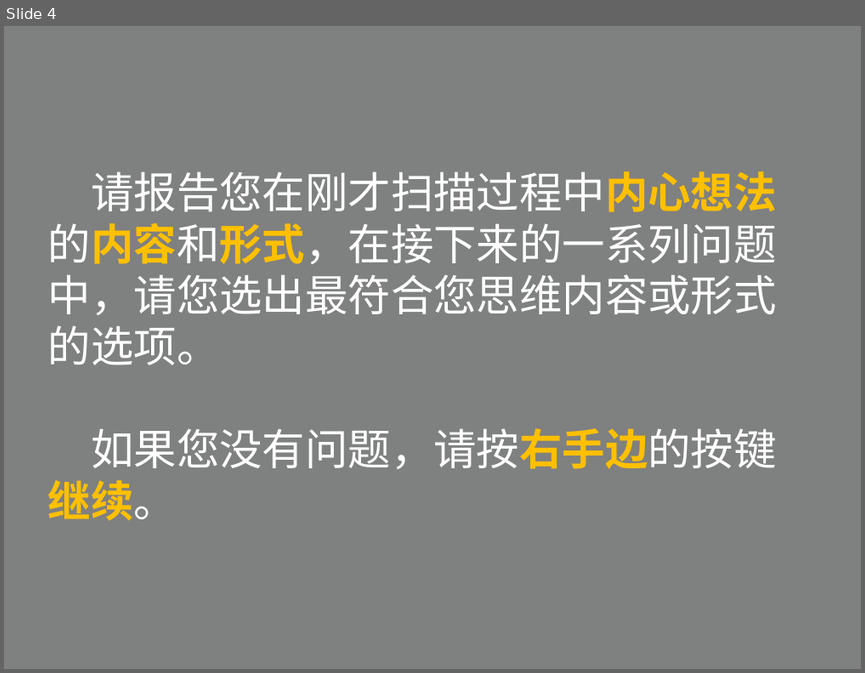
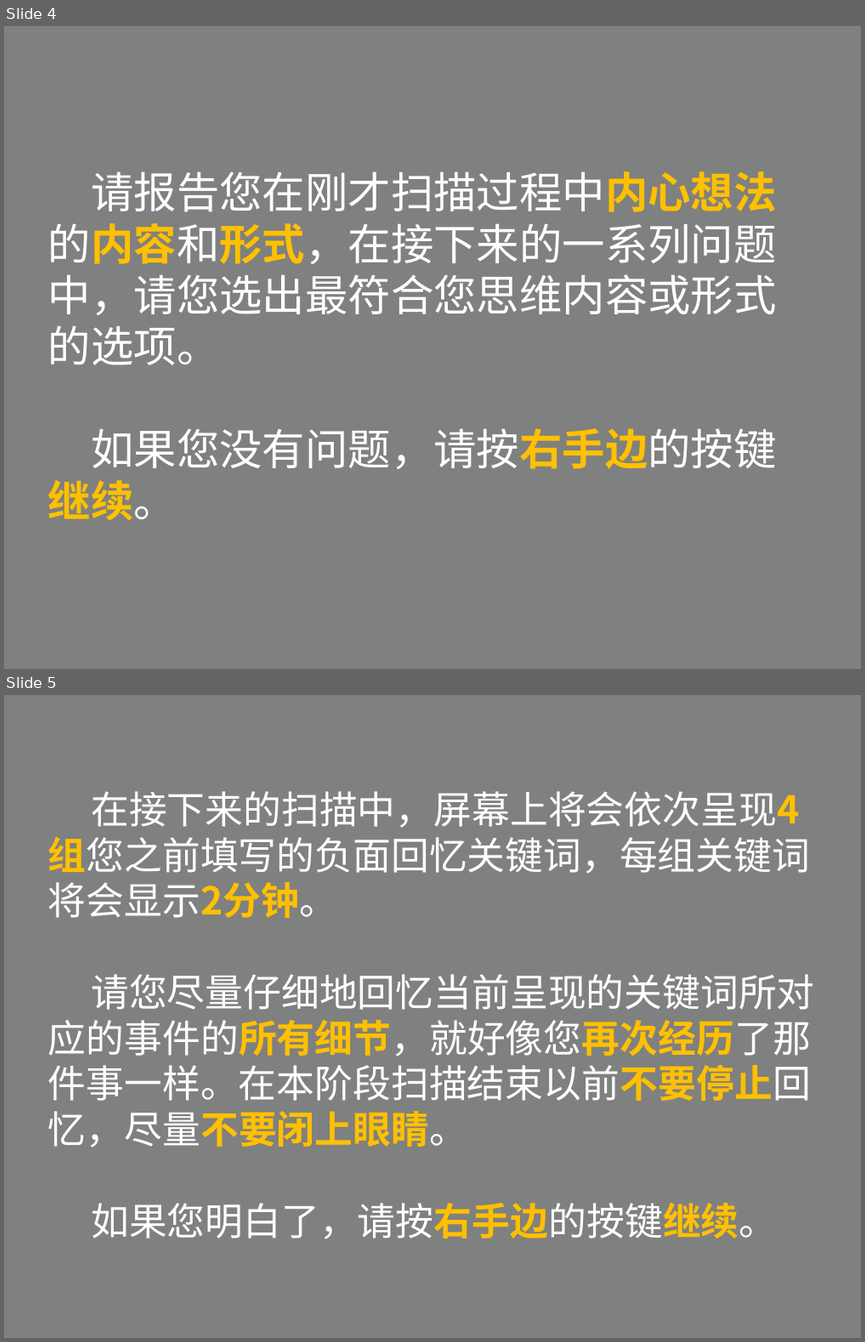
Before and after one commit to XiaoChenPhD/RST_Chinese_beta, a slide deck: stimuli/stimuli.pptx. Shown one above the other, each under a label of ours: slide 4 before the commit, slides 4 and 5 after it. The pictures are 865x673 and 865x1342 pixels, drawn with LibreOffice and Linux fonts; fonts in the diff are those of the drawing. Boxes give left, top, right and bottom in pixels: in the first picture for what was removed or moved away, otherwise in the second. Text is boxed around its words. In the diff, an @@ line names an element or a change of style, - is before the commit and + after.

```diff
--- a/stimuli/stimuli.pptx
+++ b/stimuli/stimuli.pptx
@@ slide 5 added at (x1=4, y1=695, x2=861, y2=1338), background #7F8080 @@
@@ text added at (x1=48, y1=791, x2=815, y2=1239), 32 pt, text #FFFFFF @@
+在接下来的扫描中，屏幕上将会依次呈现4组您之前填写的负面回忆关键词，每组关键词将会显示2分钟。
+请您尽量仔细地回忆当前呈现的关键词所对应的事件的所有细节，就好像您再次经历了那件事一样。在本阶段扫描结束以前不要停止回忆，尽量不要闭上眼睛。
+如果您明白了，请按右手边的按键继续。
```
Also in this commit, not shown: 1 other slide added, 24 other files.
